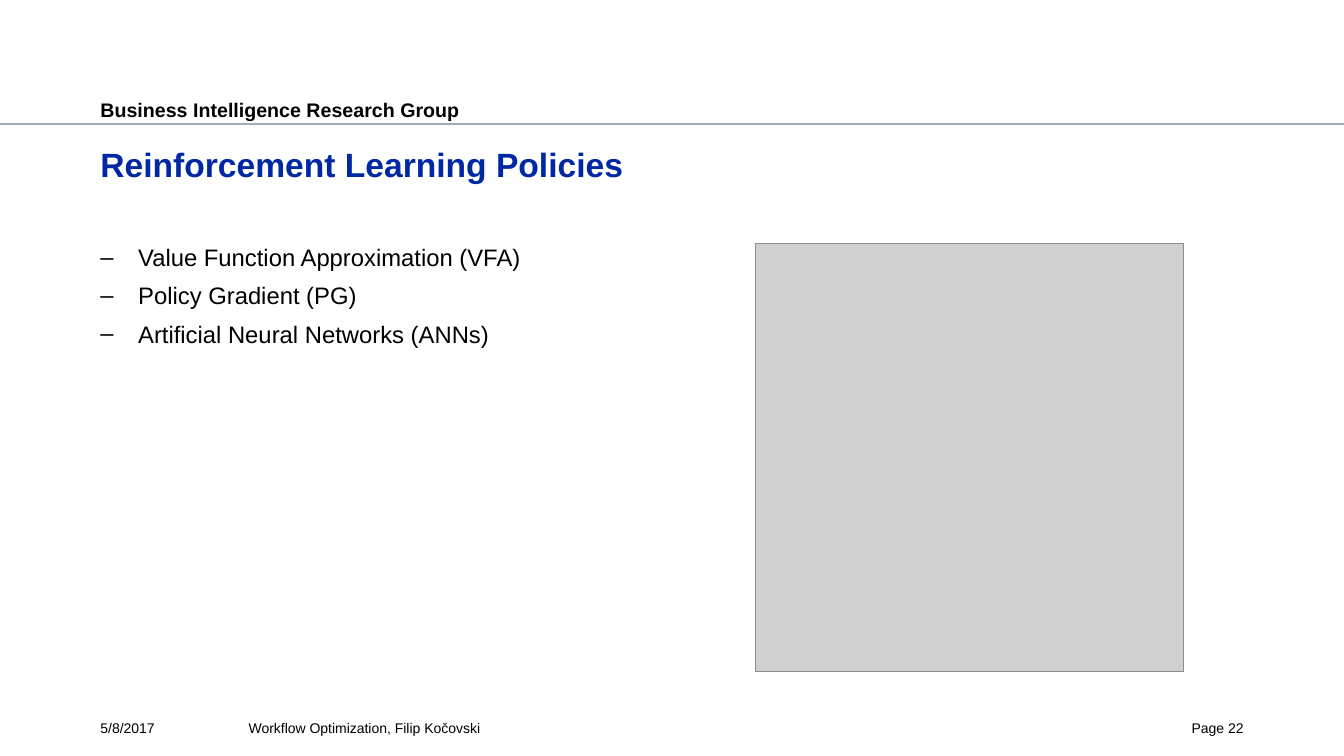
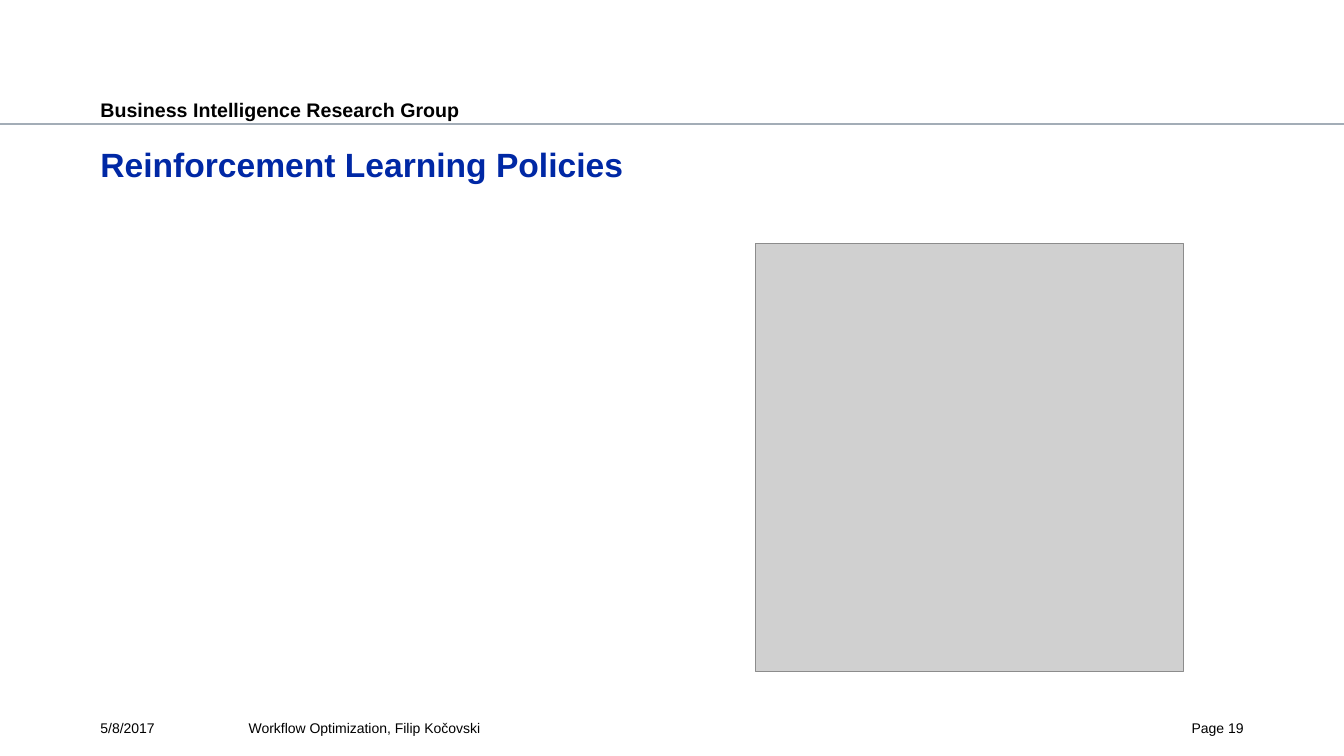
Before and after one commit to fkocovski/mt_presentation, a slide deck: slide 19 of Workflow Optimization.pptx (slide 22 before the commit). Drawn at 1344x756 pixels with LibreOffice and Linux fonts; fonts in the diff are those of the drawing; grey boxes stand for pictures; background and template pictures are left out. Boxes give left, top, right and bottom in pixels: in the first picture for what was removed or moved away, otherwise in the second. Text is boxed around its words. In the diff, an @@ line names an element or a change of style, - is before the commit and + after.

```diff
--- a/Workflow Optimization.pptx
+++ b/Workflow Optimization.pptx
@@ text removed at (x1=138, y1=248, x2=520, y2=348) @@
-– Value Function Approximation (VFA)
-– Policy Gradient (PG)
-– Artificial Neural Networks (ANNs)
@@ page number at (x1=1192, y1=723, x2=1244, y2=736): text changed @@
-Page 22
+Page 19
```
Also in this commit, not shown: 13 other slides changed, 1 slide added, 5 slides removed.
